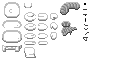
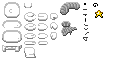
Layers edited between the first and the second (128, 64) image:
added layer "Capa 1" in group "Ojos" over [93, 3, 103, 18]
